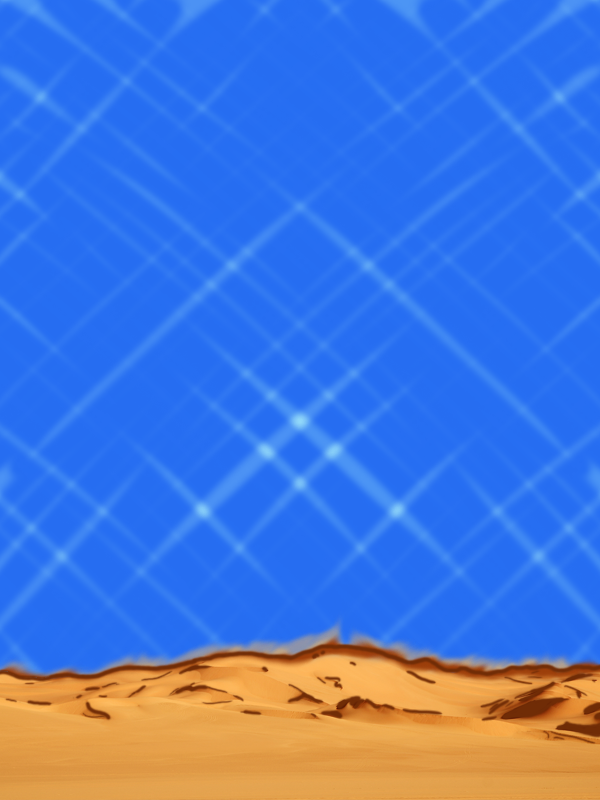
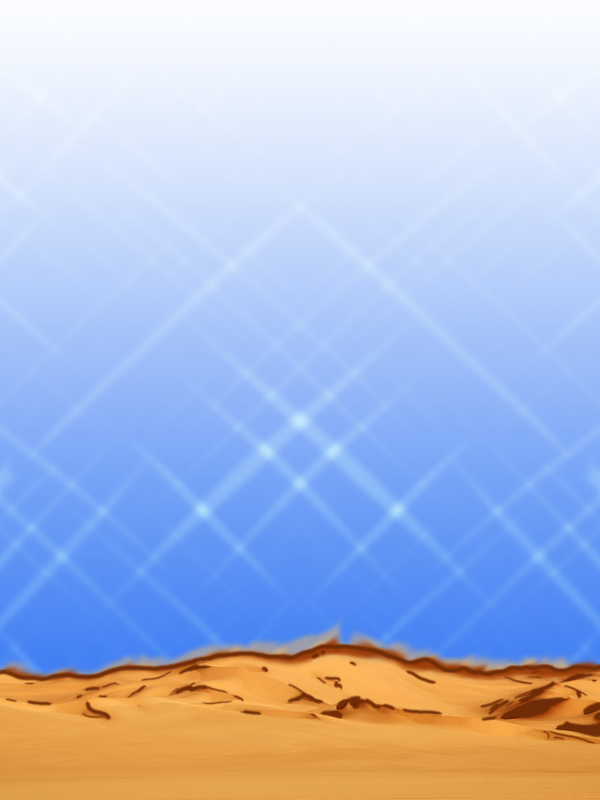
Before/after of a w=600, h=800 layered artwork. What changed in the layer stack:
"Layer 1 copy": opacity 50% → 100%, painted on it, masked it over [0, 0, 600, 677]
renamed "Layer 1" to "Layer 1 copy 3", hid it over [0, 0, 600, 677]
renamed "Layer 2" to "Layer 2 copy", hid it over [0, 0, 600, 677]
